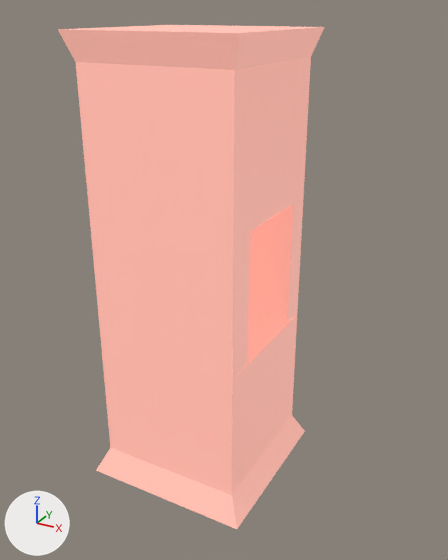
A saved change to the FBX model GameProject/Platzhaltermodelle/saule_mit_halbloch_platz.fbx.
The view is the same before and after, from a 50 mm lens placed at (0.0396, -0.066, 0.0597), pointed at (-0.0061, 0.0171, 0.0181). The axes (+X, +Y, +Z) are drawn at lower left. The lights are the same throughout. Both versions are drawn at frame 2 of the action 'Default Take'; the numbers are the values there.
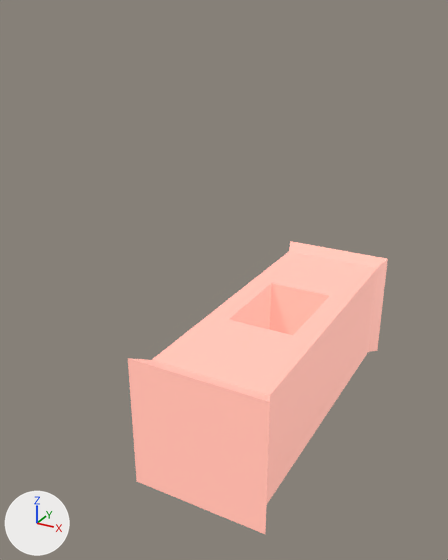
The change, as JSON lines over the scene's bpy script:
```json
{"op": "set", "path": "ob_cube.rotation_euler", "old": "(0.0, 0.0, 0.0)", "new": "(-1.571, 1.571, 0.0)", "note": "degrees (0, 0, 0) -> degrees (-90, 90, 0)"}
```

Location of each change, (x1, y1, x2, y2) in pixels of the pictures (448 x 560 px):
```json
{"object": "Cube", "change": "turned", "before": [58, 25, 324, 529], "after": [128, 241, 388, 534]}
```
